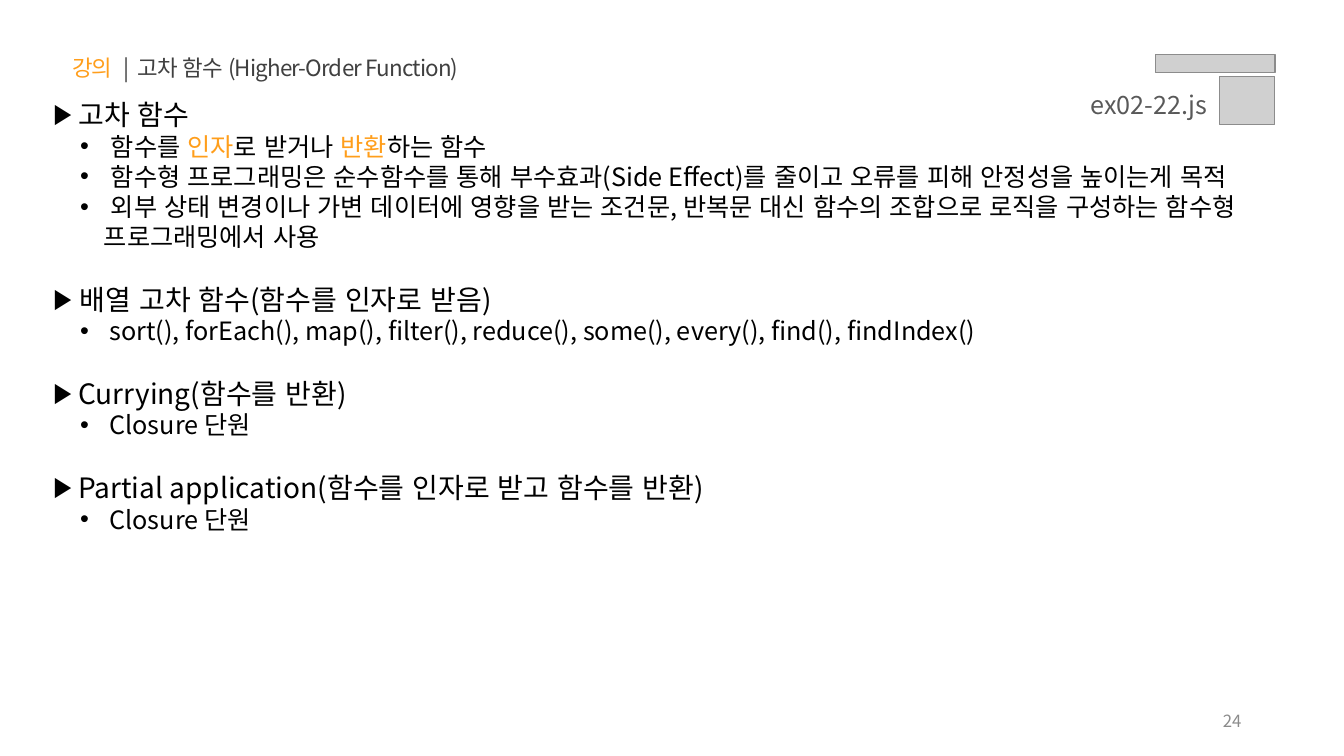
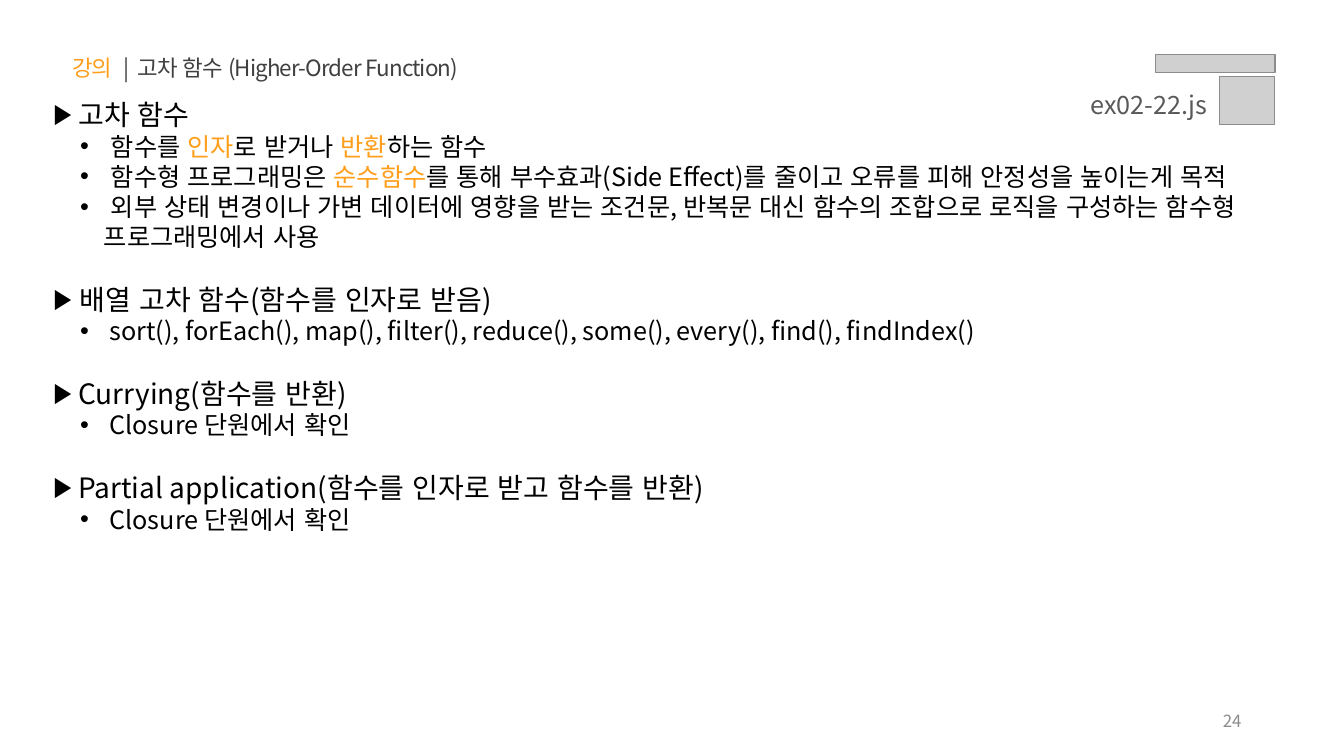
Before and after one commit to yebin-jeong/learn-js, a slide deck: slide 24 of PPT/02.자바스크립트 - 함수.pptx. Drawn at 1344x756 pixels with LibreOffice and Linux fonts; fonts in the diff are those of the drawing; grey boxes stand for pictures. Boxes give left, top, right and bottom in pixels: in the first picture for what was removed or moved away, otherwise in the second. Text is boxed around its words. In the diff, an @@ line names an element or a change of style, - is before the commit and + after.

```diff
--- a/PPT/02.자바스크립트 - 함수.pptx
+++ b/PPT/02.자바스크립트 - 함수.pptx
@@ text at (x1=111, y1=165, x2=1226, y2=191): text colour #000000 to #FF9E1B in "순수함수를" @@
@@ text at (x1=109, y1=409, x2=350, y2=436): text changed @@
-  • Closure 단원
+  • Closure 단원에서 확인
@@ text at (x1=109, y1=503, x2=350, y2=531): text changed @@
-  • Closure 단원
+  • Closure 단원에서 확인
```
Also in this commit, not shown: 8 other slides changed.
